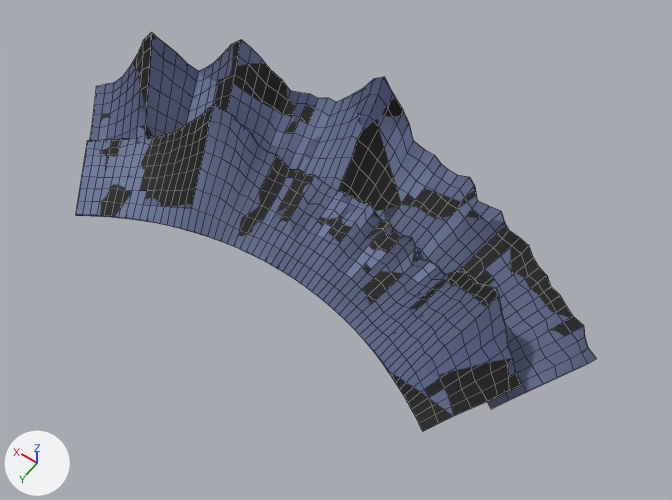
Renders of the FBX model assets/night/mountain_range.fbx from each side of a commit.
Before and after are seen from a camera (50 mm lens) standing at (-451.0, 571.0, 902.0) and looking at (-60.0, 24.0, 42.0). Lighting does not change. The marker at lower left points along +X, +Y and +Z. The first picture is the older version. Mesh edges are drawn as thin lines.

The first picture shows 'mountain_range'.
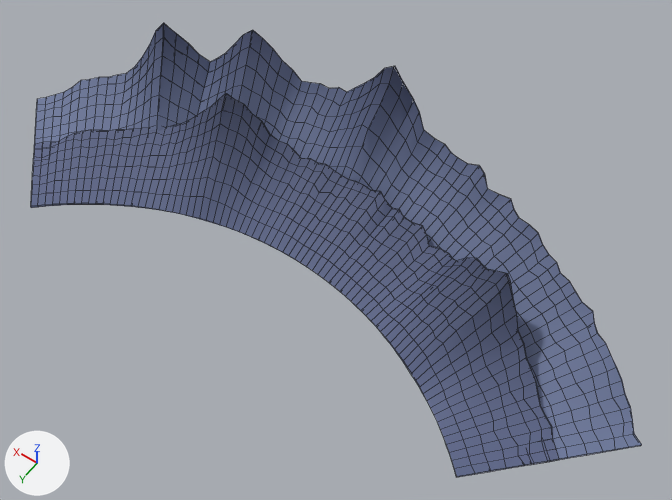
The change, as a list of edits to the scene's bpy script:
```text
Change me_mountain_range:
    used by ob_mountain_range; location = (0.0, 0.0, 0.0)
    remove me_mountain_range.from_pydata(...)  # 1952 vertices, 1948 faces; spans x -373.0..373.0, y -144.0..144.0, z 0.0..169.0
    add me_mountain_range.from_pydata(...)  # 2464 vertices, 2460 faces; spans x -454.0..454.0, y -167.0..167.0, z 0.0..169.0
    me_mountain_range part 1: the loose piece of 976 vertices spanning x -322.0..321.0, y -51.0..144.0, z 0.0..118.0 is rebuilt with 1232 vertices and now spans x -391.0..391.0, y -74.0..167.0, z 0.0..118.0
    me_mountain_range part 2: the loose piece of 976 vertices spanning x -373.0..373.0, y -144.0..78.0, z 0.0..169.0 is rebuilt with 1232 vertices and now spans x -454.0..454.0, y -167.0..110.0, z 0.0..169.0
```

Location of each change, (x1, y1, x2, y2) in pixels of the pictures (672 x 500 px):
'mountain_range', reshaped (17% wider, 14% taller)
    before: (76, 32, 597, 431)
    after: (31, 23, 642, 477)
part 1 of me_mountain_range, rebuilt (19% wider, 17% taller)
    before: (76, 104, 521, 431)
    after: (31, 94, 559, 477)
part 2 of me_mountain_range, rebuilt (20% wider, 17% taller)
    before: (90, 32, 597, 409)
    after: (34, 23, 642, 465)
